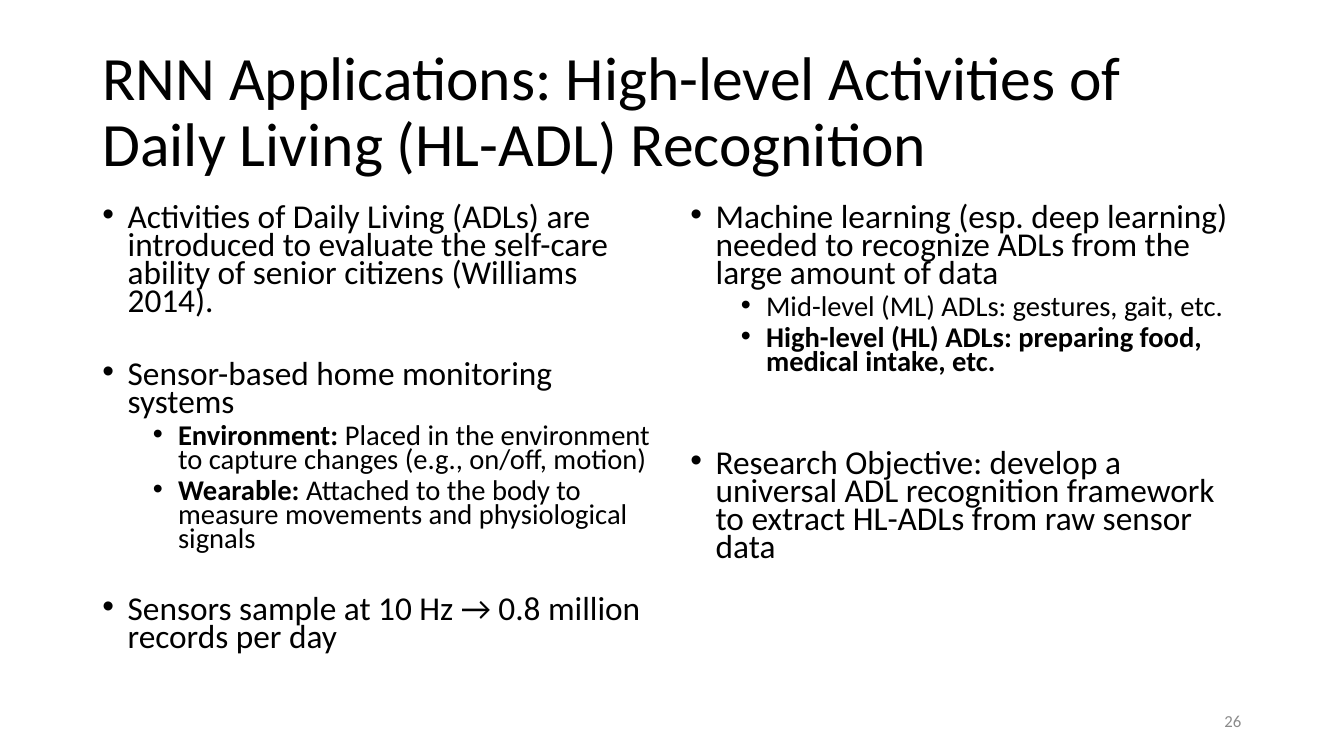
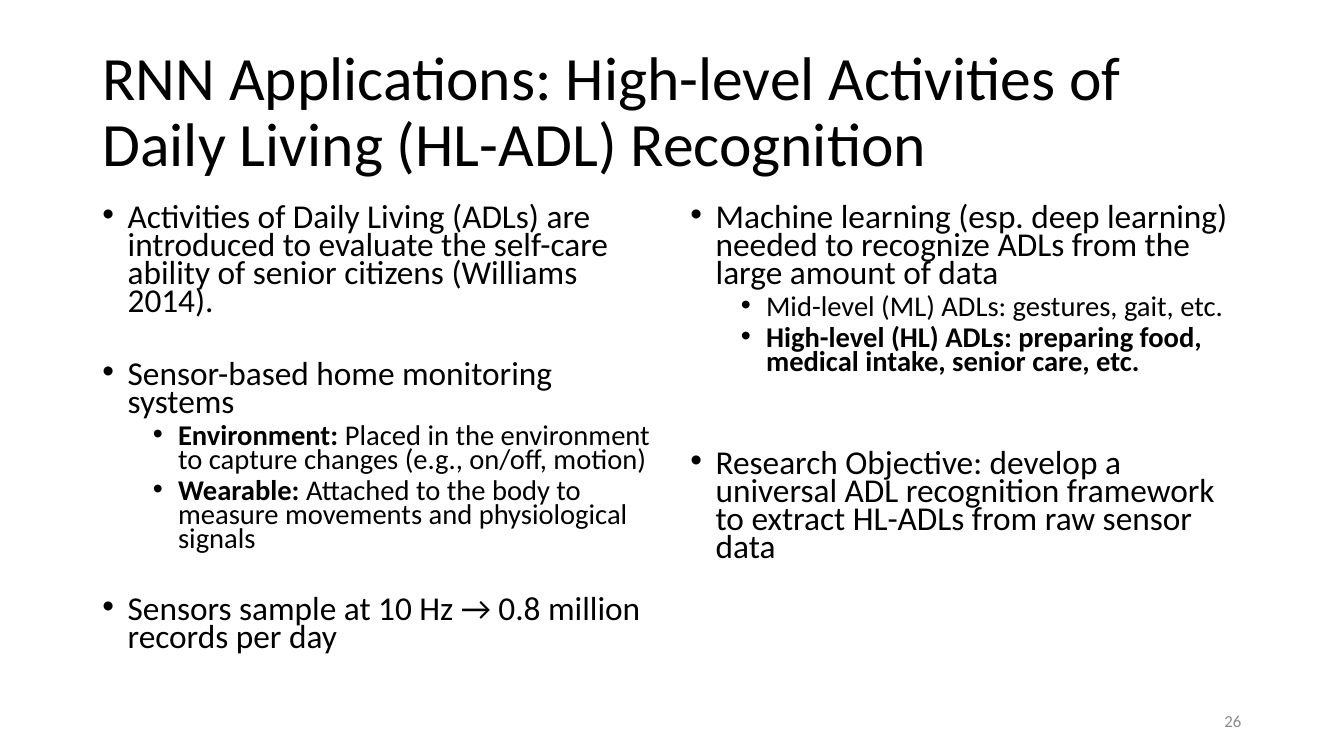
Before and after one commit to ailab-ua/courses, a slide deck: slide 26 of resources/recurrent_neural_networks_april_2020.pptx. Drawn at 1344x756 pixels with LibreOffice and Linux fonts; fonts in the diff are those of the drawing. Boxes give left, top, right and bottom in pixels: in the first picture for what was removed or moved away, otherwise in the second. Text is boxed around its words. In the diff, an @@ line names an element or a change of style, - is before the commit and + after.

```diff
--- a/resources/recurrent_neural_networks_april_2020.pptx
+++ b/resources/recurrent_neural_networks_april_2020.pptx
@@ text at (x1=766, y1=326, x2=1202, y2=375): text changed @@
-  • High-level (HL) ADLs: preparing food, medical intake, etc.
+  • High-level (HL) ADLs: preparing food, medical intake, senior care, etc.
```
Also in this commit, not shown: 8 other slides changed.
